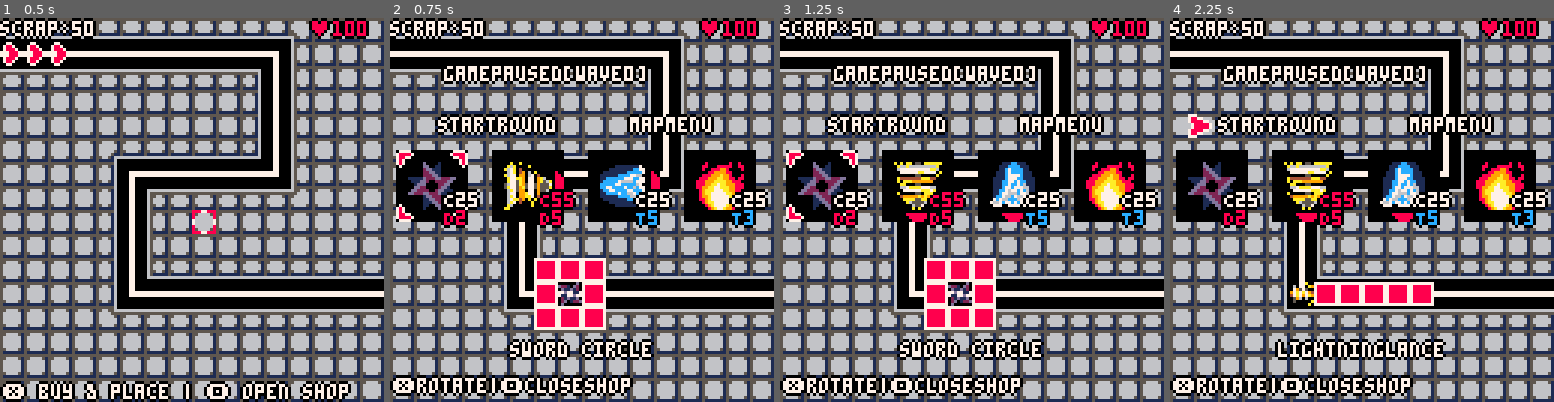
Above: before the commit, frames 1-4 (left to right).
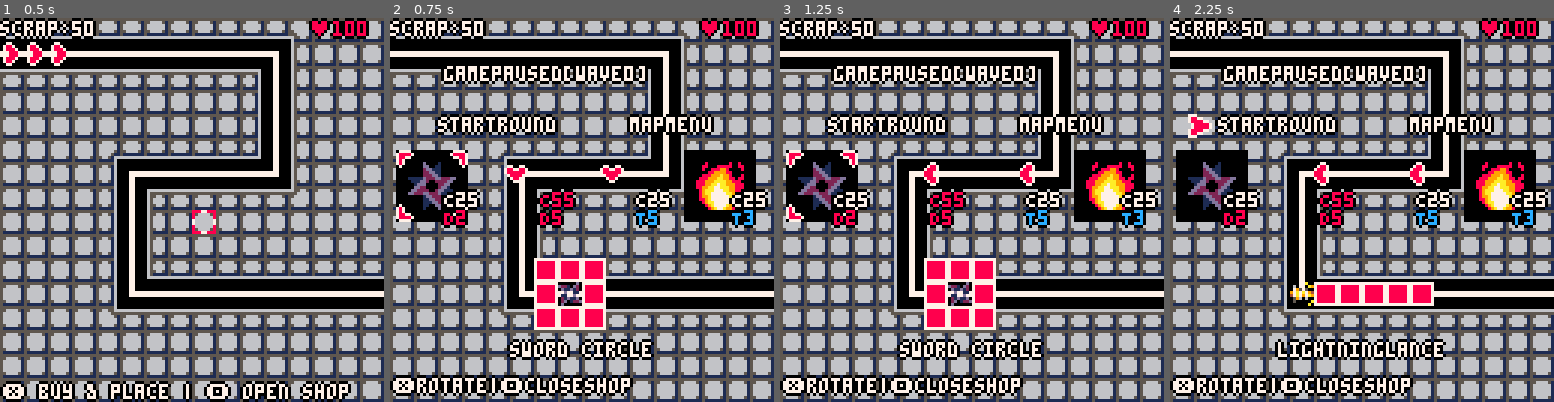
Above: after the commit, the same moments.

Repository: profilename14/TowerDefense
Game: PICO-8 cartridge tower_defense.p8
Same seed, same stepped clock (60 frames per second), same inputs: the game is played once before the commit and once after it.
Inputs:
- Up to frame 1 (0.5 s): tap X (X key) at 0.33 s
- Up to frame 2 (0.75 s): tap O (Z key) at 0.7 s
- Up to frame 3 (1.25 s): tap X (X key) at 1.07 s
- Up to frame 4 (2.25 s): hold Right 1.6-2.1 s; tap O (Z key) at 1.7, 2.1 s; tap X (X key) at 1.85 s; hold Up from 2.15 s (still down)

Frame 1 is identical in both runs. In frame 2, 4.6% of the frame differs, in the area x 26-71%, y 34-54%; in frame 3, 4.6%; in frame 4, 4.6%.

Commit message:
drawing overhaul
- updated Animator
- basic enemy art can be drawn

Diff:
--- a/main.lua
+++ b/main.lua
@@ -55,7 +55,7 @@
   option_selector.x = shop_ui_data.x[1]-16
   option_selector.y = 32
   for i=1, 3 do
-    add(incoming_hint, Animator:new(hud_data.incoming_hint, true))
+    add(incoming_hint, Animator:new(animation_data.incoming_hint, true))
   end
   for y=0, 15 do
     grid[y] = {}
--- a/src/animator.lua
+++ b/src/animator.lua
@@ -1,9 +1,9 @@
-Animator = {}
-function Animator:new(data, continuous_)
+Animator = {} -- updated from tower_defence
+function Animator:new(animation_data, continuous_)
   obj = {
-    sprite_data = data.sprite_data,
+    data = animation_data.data,
     animation_frame = 1,
-    frame_duration = data.ticks_per_frame,
+    frame_duration = animation_data.ticks_per_frame,
     tick = 0,
     continuous = continuous_
   }
@@ -22,10 +22,16 @@
   return false
 end
 function Animator:finished()
-  return self.animation_frame >= #self.sprite_data
+  return self.animation_frame >= #self.data
 end
-function Animator:sprite_id()
-  return self.sprite_data[self.animation_frame]
+function Animator:draw(dx, dy)
+  local x,y=dx,dy
+  -- if positions were given to the animation array
+  if self.data[self.animation_frame].offset then
+    x += self.data[self.animation_frame].offset[1]
+    y += self.data[self.animation_frame].offset[2]
+  end
+  spr(self.data[self.animation_frame].sprite,x,y)
 end
 function Animator:reset()
   self.animation_frame = 1
--- a/src/data.lua
+++ b/src/data.lua
@@ -1,4 +1,49 @@
 -- Game Data -- Modify at will
+transparent_color_id = 0
+animation_data = {
+  spark = {
+    data = {
+      {sprite = 10},
+      {sprite = 11},
+      {sprite = 12}
+    },
+    ticks_per_frame = 2
+  },
+  blade = {
+    data = {
+      {sprite = 13},
+      {sprite = 14},
+      {sprite = 15}
+    },
+    ticks_per_frame = 2
+  },
+  frost = {
+    data = {
+      {sprite = 48},
+      {sprite = 49},
+      {sprite = 50}
+    },
+    ticks_per_frame = 2
+  },
+  burn = {
+    data = {
+      {sprite = 51},
+      {sprite = 52},
+      {sprite = 53}
+    },
+    ticks_per_frame = 2
+  },
+  incoming_hint = {
+    data = {
+      {sprite = 54},
+      {sprite = 55},
+      {sprite = 56},
+      {sprite = 55}
+    },
+    ticks_per_frame = 3
+  }
+}
+
 map_data = {
   {
     name = "curves",
@@ -114,24 +159,6 @@
     icon_data = { 70, 70 },
     disable_icon_rotation = true,
     single_tile_hit_only = true
-  }
-}
-particle_data = {
-  spark = {
-    sprite_data = { 10, 11, 12 },
-    ticks_per_frame = 2
-  },
-  blade = {
-    sprite_data = { 13, 14, 15 },
-    ticks_per_frame = 2
-  },
-  frost = {
-    sprite_data = { 48, 49, 50 },
-    ticks_per_frame = 2
-  },
-  burn = {
-    sprite_data = { 51, 52, 53 },
-    ticks_per_frame = 2
   }
 }
 shop_ui_data = {
@@ -212,12 +239,6 @@
 }
 sfx_data = {
   round_complete = 10
-}
-hud_data = {
-  incoming_hint = {
-    sprite_data = {54, 55, 56, 55},
-    ticks_per_frame = 3
-  }
 }
 
 function reset_game()
--- a/src/draw_calls.lua
+++ b/src/draw_calls.lua
@@ -28,7 +28,7 @@
       local dy = map_data[loaded_map].enemy_spawn_location[2]
       local dir = map_data[loaded_map].movement_direction
       for i=1, #incoming_hint do
-        spr(Animator.sprite_id(incoming_hint[i]), (dx + (i - 1) * dir[1])*8, (dy + (i - 1) * dir[2])*8)
+        Animator.draw(incoming_hint[i], (dx + (i - 1) * dir[1])*8, (dy + (i - 1) * dir[2])*8)
       end
     end
     draw_selector(selector)
@@ -96,18 +96,25 @@
 end
 
 function draw_shop_icons()
-  local fx, fy = get_flip_direction(direction)
+  -- local fx, fy = get_flip_direction(direction)
   for i=1, #tower_templates do
     palt(0, false)
     palt(14, false)
     if (tower_templates[i].disable_icon_rotation) then
       spr(shop_ui_data.blank, shop_ui_data.x[i] - 20, shop_ui_data.y[1] - 20, 3, 3)
       palt()
-      spr(parse_direction(tower_templates[i].icon_data, direction), shop_ui_data.x[i] - 16, shop_ui_data.y[1] - 16, 2, 2)
+      local id = tower_templates[i].icon_data[1]
+      spr(id, shop_ui_data.x[i] - 16, shop_ui_data.y[1] - 16, 2, 2)
     else
-      spr(parse_direction(shop_ui_data.background, direction), shop_ui_data.x[i] - 20, shop_ui_data.y[1] - 20, 3, 3, fx, fy)
-      palt()
-      spr(parse_direction(tower_templates[i].icon_data, direction), shop_ui_data.x[i] - 16, shop_ui_data.y[1] - 16, 2, 2, fx, fy)
+      local id = shop_ui_data.background[1]
+      -- spr(id, shop_ui_data.x[i] - 20, shop_ui_data.y[1] - 20, 3, 3, fx, fy)
+      -- draw_sprite_rotated(id, shop_ui_data.x[i]-20, shop_ui_data.y[1]-20, 24, parse_direction(direction))
+      -- draw_sprite_direction(id, 16, shop_ui_data.x[i] - 20, shop_ui_data.y[1] - 20, unpack(direction))
+      -- palt()
+      id = tower_templates[i].icon_data[1]
+      -- spr(id, shop_ui_data.x[i] - 16, shop_ui_data.y[1] - 16, 2, 2, fx, fy)
+      draw_sprite_rotated(20, shop_ui_data.x[i]-16, shop_ui_data.y[1]-16, 16, parse_direction(direction))
+      -- draw_sprite_direction(id, 16, shop_ui_data.x[i] - 16, shop_ui_data.y[1] - 16, unpack(direction))
     end
   end
 end
--- a/src/enemy.lua
+++ b/src/enemy.lua
@@ -25,7 +25,7 @@
     self.burning_tick -= 1
     self.hp -= 2
     local px, py, _ = Enemy.get_pixel_location(self)
-    add(particles, Particle:new(px, py, true, Animator:new(particle_data.burn, false)))
+    add(particles, Particle:new(px, py, true, Animator:new(animation_data.burn, false)))
   end
 
   if (not self.is_frozen) return true
@@ -48,7 +48,8 @@
   if (self.hp <= 0) return
   local px, py, n = Enemy.get_pixel_location(self)
   local dir = {normalize(n.x - self.x), normalize(n.y - self.y)}
-  spr(parse_direction(self.gfx, dir), px, py, 1, 1, get_flip_direction(dir))
+  -- temp
+  draw_sprite_rotated(2, px, py, 8, parse_direction(dir))
 end
 
 function kill_enemy(enemy)
--- a/src/helpers.lua
+++ b/src/helpers.lua
@@ -65,10 +65,6 @@
   return false, -1
 end
 
-function get_flip_direction(direction)
-  return (direction[1] == -1), (direction[2] == -1)
-end
-
 function placable_tile_location(x, y, map_id)
   local map_index = loaded_map
   if (map_id ~= nil) map_index = map_id
@@ -88,12 +84,50 @@
   end
 end
 
-function parse_direction(data, dir)
-  if dir[1] == 0 and dir[2] ~= 0 then
-    return data[1]
-  elseif dir[1] ~= 0 and dir[2] == 0 then
-    return data[2]
+-- https://www.lexaloffle.com/bbs/?pid=52525 [modified for this game]
+function draw_sprite_rotated(sprite_id, x, y, size, theta)
+  local sx, sy = (sprite_id % 16) * size, (sprite_id \ 16) * size
+  local sine, cosine = sin(theta / 360), cos(theta / 360)
+  local shift = flr(size*0.5) - 0.5
+  for mx=0, size-1 do
+    for my=0, size-1 do
+      local dx, dy = mx-shift, my-shift
+      local xx = flr(dx*cosine-dy*sine+shift)
+      local yy = flr(dx*sine+dy*cosine+shift)
+      if xx >= 0 and xx < size and yy >= 0 and yy <= size then
+        local id = sget(sx+xx, sy+yy)
+        if id ~= transparent_color_id then
+          pset(x+mx, y+my, id)
+        end
+      end
+    end
   end
+end
+
+-- temp
+function parse_direction(direction)
+  local dx, dy = direction[1], direction[2]
+  if (dx > 0) return 90
+  if (dx < 0) return 270
+  if (dy > 0) return 180
+  if (dy < 0) return 0
+end
+
+-- function parse_direction(data, dir)
+--   if dir[1] == 0 and dir[2] ~= 0 then
+--     return data[1]
+--   elseif dir[1] ~= 0 and dir[2] == 0 then
+--     return data[2]
+--   end
+-- end
+
+function get_flip_direction(direction)
+  return pack((direction[1] == -1), (direction[2] == -1))
+end
+
+function draw_sprite_direction(sprite_id, size, x, y, fx, fy)
+  local sx, sy = (sprite_id % 16) * size, flr(sprite_id / 16) * size
+  sspr(sx, sy, size, size, x, y, size, size, fx, fy)
 end
 
 function is_there_something_at(dx, dy, table)
--- a/src/particle.lua
+++ b/src/particle.lua
@@ -14,7 +14,7 @@
 end
 function Particle:draw()
   if (Animator.finished(self.animator)) return
-  local id = Animator.sprite_id(self.animator)
+  local id = self.animator.data[self.animator.animation_frame].sprite
   if self.is_pxl_perfect then
     spr(id, self.x, self.y)
   else
--- a/src/tower.lua
+++ b/src/tower.lua
@@ -10,12 +10,14 @@
     type = tower_template_data.type,
     dir = direction,
     single_hit = tower_template_data.single_tile_hit_only,
-    animator = Animator:new({
-      sprite_data = tower_template_data.sprite_data,
-      ticks_per_frame = tower_template_data.ticks_per_frame
-    }, true),
+    -- temp
+    sprite = tower_template_data.sprite_data
+    -- animator = Animator:new({
+    --   sprite_data = tower_template_data.sprite_data,
+    --   ticks_per_frame = tower_template_data.ticks_per_frame
+    -- }, true),
   }
-  add(animators, obj.animator)
+  -- add(animators, obj.animator)
   setmetatable(obj, self)
   self.__index = self
   return obj
@@ -42,7 +44,7 @@
   for i=1, self.radius do
     add_enemy_at_to_table(self.x + i * self.dir[1] , self.y + i * self.dir[2], hits)
   end
-  if (#hits > 0) raycast_spawn(self.x, self.y, self.radius, self.dir, particle_data.spark)
+  if (#hits > 0) raycast_spawn(self.x, self.y, self.radius, self.dir, animation_data.spark)
   return hits
 end
 function Tower:nova_collision()
@@ -52,7 +54,7 @@
       if (x ~= 0 or y ~= 0) add_enemy_at_to_table(self.x + x, self.y + y, hits, self.single_hit)
     end
   end
-  if (#hits > 0) nova_spawn(self.x, self.y, self.radius, particle_data.blade)
+  if (#hits > 0) nova_spawn(self.x, self.y, self.radius, animation_data.blade)
   return hits
 end
 function Tower:frontal_collision()
@@ -63,7 +65,7 @@
       if (x ~= 0 or y ~= 0) add_enemy_at_to_table(self.x + x, self.y + y, hits)
     end
   end
-  if (#hits > 0) frontal_spawn(self.x, self.y, self.radius, self.dir, particle_data.frost)
+  if (#hits > 0) frontal_spawn(self.x, self.y, self.radius, self.dir, animation_data.frost)
   return hits
 end
 function Tower:apply_damage(targets)
@@ -80,8 +82,9 @@
   end
 end
 function Tower:draw()
-  local id = parse_direction(Animator.sprite_id(self.animator), self.dir)
-  spr(id, self.x * 8, self.y * 8, 1, 1, get_flip_direction(self.dir))
+  local id = self.sprite[1][1]
+  -- spr(id, self.x * 8, self.y * 8, 1, 1, get_flip_direction(self.dir))
+  draw_sprite_direction(id, 8, self.x*8, self.y*8, unpack(self.dir))
 end
 
 function place_tower(x, y)
--- /dev/null
+++ b/test.p8
@@ -0,0 +1,55 @@
+pico-8 cartridge // http://www.pico-8.com
+version 39
+__lua__
+
+function _init()
+  direction = 0
+end
+
+function _draw()
+  cls()
+  draw_sprite_rotated(1, 128\2, 128\2, 8, direction)
+end
+
+function _update()
+  controls()
+end
+
+-- https://www.lexaloffle.com/bbs/?pid=52525
+function draw_sprite_rotated(sprite_id, x, y, size, theta)
+  local sx, sy = (sprite_id % 16) * size, (sprite_id \ 16) * size
+  local sine, cosine = sin(theta / 360), cos(theta / 360)
+  local shift = flr(size*0.5) - 0.5
+  for mx=0, size-1 do
+    for my=0, size-1 do
+      local dx, dy = mx-shift, my-shift
+      local xx = flr(dx*cosine-dy*sine+shift)
+      local yy = flr(dx*sine+dy*cosine+shift)
+      if xx >= 0 and xx < size and yy >= 0 and yy <= size then
+        pset(x+mx, y+my, sget(sx+xx, sy+yy))
+      end
+    end
+  end
+ end
+
+function controls()
+  if btnp(⬆️) then
+    direction = 0
+  elseif btnp(⬇️) then
+    direction = 180
+  elseif btnp(⬅️) then
+    direction = 270
+  elseif btnp(➡️) then
+    direction = 90
+  end
+end
+
+__gfx__
+00000000000660000066000000000000000000000000000000000000000000000000000000000000000000000000000000000000000000000000000000000000
+00000000006886000699600000000000000000000000000000000000000000000000000000000000000000000000000000000000000000000000000000000000
+00700700069888600699960000000000000000000000000000000000000000000000000000000000000000000000000000000000000000000000000000000000
+00077000699888860068886000000000000000000000000000000000000000000000000000000000000000000000000000000000000000000000000000000000
+00077000699668860068886000000000000000000000000000000000000000000000000000000000000000000000000000000000000000000000000000000000
+00700700696006860688860000000000000000000000000000000000000000000000000000000000000000000000000000000000000000000000000000000000
+00000000060000600688600000000000000000000000000000000000000000000000000000000000000000000000000000000000000000000000000000000000
+00000000000000000066000000000000000000000000000000000000000000000000000000000000000000000000000000000000000000000000000000000000
--- a/tower_defense.p8
+++ b/tower_defense.p8
@@ -1,6 +1,50 @@
 pico-8 cartridge // http://www.pico-8.com
 version 39
 __lua__
+transparent_color_id = 0
+animation_data={
+spark={
+data={
+{sprite=10},
+{sprite=11},
+{sprite=12}
+},
+ticks_per_frame=2
+},
+blade={
+data={
+{sprite=13},
+{sprite=14},
+{sprite=15}
+},
+ticks_per_frame=2
+},
+frost={
+data={
+{sprite=48},
+{sprite=49},
+{sprite=50}
+},
+ticks_per_frame=2
+},
+burn={
+data={
+{sprite=51},
+{sprite=52},
+{sprite=53}
+},
+ticks_per_frame=2
+},
+incoming_hint={
+data={
+{sprite=54},
+{sprite=55},
+{sprite=56},
+{sprite=55}
+},
+ticks_per_frame=3
+}
+}
 map_data={
 {
 name="curves",
@@ -115,24 +159,6 @@
 icon_data={70,70},
 disable_icon_rotation=true,
 single_tile_hit_only=true
-}
-}
-particle_data={
-spark={
-sprite_data={10,11,12},
-ticks_per_frame=2
-},
-blade={
-sprite_data={13,14,15},
-ticks_per_frame=2
-},
-frost={
-sprite_data={48,49,50},
-ticks_per_frame=2
-},
-burn={
-sprite_data={51,52,53},
-ticks_per_frame=2
 }
 }
 shop_ui_data={
@@ -213,12 +239,6 @@
 }
 sfx_data={
 round_complete=10
-}
-hud_data={
-incoming_hint={
-sprite_data={54,55,56,55},
-ticks_per_frame=3
-}
 }
 function reset_game()
 selector = {
@@ -289,7 +309,7 @@
 self.burning_tick-=1
 self.hp-=2
 local px, py, _ = Enemy.get_pixel_location(self)
-add(particles, Particle:new(px, py, true, Animator:new(particle_data.burn, false)))
+add(particles, Particle:new(px, py, true, Animator:new(animation_data.burn, false)))
 end
 if (not self.is_frozen) return true
 self.frozen_tick=max(self.frozen_tick-1,0)
@@ -311,7 +331,7 @@
 if (self.hp <= 0) return
 local px, py, n = Enemy.get_pixel_location(self)
 local dir = {normalize(n.x - self.x), normalize(n.y - self.y)}
-spr(parse_direction(self.gfx,dir),px,py,1,1,get_flip_direction(dir))
+draw_sprite_rotated(2,px,py,8,parse_direction(dir))
 end
 function kill_enemy(enemy)
 if (enemy.hp > 0) return
@@ -414,12 +434,8 @@
 type=tower_template_data.type,
 dir=direction,
 single_hit=tower_template_data.single_tile_hit_only,
-animator = Animator:new({
-sprite_data=tower_template_data.sprite_data,
-ticks_per_frame=tower_template_data.ticks_per_frame
-},true),
-}
-add(animators, obj.animator)
+sprite=tower_template_data.sprite_data
+}
 setmetatable(obj,self)
 self.__index=self
 return obj
@@ -445,7 +461,7 @@
 for i=1, self.radius do
 add_enemy_at_to_table(self.x+i*self.dir[1],self.y+i*self.dir[2],hits)
 end
-if (#hits > 0) raycast_spawn(self.x, self.y, self.radius, self.dir, particle_data.spark)
+if (#hits > 0) raycast_spawn(self.x, self.y, self.radius, self.dir, animation_data.spark)
 return hits
 end
 function Tower:nova_collision()
@@ -455,7 +471,7 @@
 if (x ~= 0 or y ~= 0) add_enemy_at_to_table(self.x + x, self.y + y, hits, self.single_hit)
 end
 end
-if (#hits > 0) nova_spawn(self.x, self.y, self.radius, particle_data.blade)
+if (#hits > 0) nova_spawn(self.x, self.y, self.radius, animation_data.blade)
 return hits
 end
 function Tower:frontal_collision()
@@ -466,7 +482,7 @@
 if (x ~= 0 or y ~= 0) add_enemy_at_to_table(self.x + x, self.y + y, hits)
 end
 end
-if (#hits > 0) frontal_spawn(self.x, self.y, self.radius, self.dir, particle_data.frost)
+if (#hits > 0) frontal_spawn(self.x, self.y, self.radius, self.dir, animation_data.frost)
 return hits
 end
 function Tower:apply_damage(targets)
@@ -483,8 +499,8 @@
 end
 end
 function Tower:draw()
-local id = parse_direction(Animator.sprite_id(self.animator), self.dir)
-spr(id,self.x*8,self.y*8,1,1,get_flip_direction(self.dir))
+local id = self.sprite[1][1]
+draw_sprite_direction(id,8,self.x*8,self.y*8,unpack(self.dir))
 end
 function place_tower(x, y)
 if (grid[y][x] == "tower") return false
@@ -512,7 +528,7 @@
 end
 function Particle:draw()
 if (Animator.finished(self.animator)) return
-local id = Animator.sprite_id(self.animator)
+local id = self.animator.data[self.animator.animation_frame].sprite
 if self.is_pxl_perfect then
 spr(id,self.x,self.y)
 else
@@ -523,12 +539,12 @@
 if (not Animator.finished(particle.animator)) return
 del(particles,particle)
 end
-Animator = {}
-function Animator:new(data, continuous_)
+Animator = {} -- updated from tower_defence
+function Animator:new(animation_data, continuous_)
 obj={
-sprite_data=data.sprite_data,
+data=animation_data.data,
 animation_frame=1,
-frame_duration=data.ticks_per_frame,
+frame_duration=animation_data.ticks_per_frame,
 tick=0,
 continuous=continuous_
 }
@@ -547,10 +563,15 @@
 return false
 end
 function Animator:finished()
-return self.animation_frame >= #self.sprite_data
-end
-function Animator:sprite_id()
-return self.sprite_data[self.animation_frame]
+return self.animation_frame >= #self.data
+end
+function Animator:draw(dx, dy)
+local x,y=dx,dy
+if self.data[self.animation_frame].offset then
+x+=self.data[self.animation_frame].offset[1]
+y+=self.data[self.animation_frame].offset[2]
+end
+spr(self.data[self.animation_frame].sprite,x,y)
 end
 function Animator:reset()
 self.animation_frame=1
@@ -610,9 +631,6 @@
 end
 return false, -1
 end
-function get_flip_direction(direction)
-return (direction[1] == -1), (direction[2] == -1)
-end
 function placable_tile_location(x, y, map_id)
 local map_index = loaded_map
 if (map_id ~= nil) map_index = map_id
@@ -630,12 +648,37 @@
 end
 end
 end
-function parse_direction(data, dir)
-if dir[1] == 0 and dir[2] ~= 0 then
-return data[1]
-elseif dir[1] ~= 0 and dir[2] == 0 then
-return data[2]
-end
+function draw_sprite_rotated(sprite_id, x, y, size, theta)
+local sx, sy = (sprite_id % 16) * size, (sprite_id \ 16) * size
+local sine, cosine = sin(theta / 360), cos(theta / 360)
+local shift = flr(size*0.5) - 0.5
+for mx=0, size-1 do
+for my=0, size-1 do
+local dx, dy = mx-shift, my-shift
+local xx = flr(dx*cosine-dy*sine+shift)
+local yy = flr(dx*sine+dy*cosine+shift)
+if xx >= 0 and xx < size and yy >= 0 and yy <= size then
+local id = sget(sx+xx, sy+yy)
+if id ~= transparent_color_id then
+pset(x+mx,y+my,id)
+end
+end
+end
+end
+end
+function parse_direction(direction)
+local dx, dy = direction[1], direction[2]
+if (dx > 0) return 90
+if (dx < 0) return 270
+if (dy > 0) return 180
+if (dy < 0) return 0
+end
+function get_flip_direction(direction)
+return pack((direction[1] == -1), (direction[2] == -1))
+end
+function draw_sprite_direction(sprite_id, size, x, y, fx, fy)
+local sx, sy = (sprite_id % 16) * size, flr(sprite_id / 16) * size
+sspr(sx,sy,size,size,x,y,size,size,fx,fy)
 end
 function is_there_something_at(dx, dy, table)
 for _, obj in pairs(table) do
@@ -710,7 +753,7 @@
 local dy = map_data[loaded_map].enemy_spawn_location[2]
 local dir = map_data[loaded_map].movement_direction
 for i=1, #incoming_hint do
-spr(Animator.sprite_id(incoming_hint[i]), (dx + (i - 1) * dir[1])*8, (dy + (i - 1) * dir[2])*8)
+Animator.draw(incoming_hint[i], (dx + (i - 1) * dir[1])*8, (dy + (i - 1) * dir[2])*8)
 end
 end
 draw_selector(selector)
@@ -774,18 +817,18 @@
 end
 end
 function draw_shop_icons()
-local fx, fy = get_flip_direction(direction)
 for i=1, #tower_templates do
 palt(0,false)
 palt(14,false)
 if (tower_templates[i].disable_icon_rotation) then
 spr(shop_ui_data.blank,shop_ui_data.x[i]-20,shop_ui_data.y[1]-20,3,3)
 palt()
-spr(parse_direction(tower_templates[i].icon_data,direction),shop_ui_data.x[i]-16,shop_ui_data.y[1]-16,2,2)
-else
-spr(parse_direction(shop_ui_data.background,direction),shop_ui_data.x[i]-20,shop_ui_data.y[1]-20,3,3,fx,fy)
-palt()
-spr(parse_direction(tower_templates[i].icon_data,direction),shop_ui_data.x[i]-16,shop_ui_data.y[1]-16,2,2,fx,fy)
+local id = tower_templates[i].icon_data[1]
+spr(id,shop_ui_data.x[i]-16,shop_ui_data.y[1]-16,2,2)
+else
+local id = shop_ui_data.background[1]
+id=tower_templates[i].icon_data[1]
+draw_sprite_rotated(20,shop_ui_data.x[i]-16,shop_ui_data.y[1]-16,16,parse_direction(direction))
 end
 end
 end
@@ -842,7 +885,7 @@
 option_selector.x = shop_ui_data.x[1]-16
 option_selector.y = 32
 for i=1, 3 do
-add(incoming_hint, Animator:new(hud_data.incoming_hint, true))
+add(incoming_hint, Animator:new(animation_data.incoming_hint, true))
 end
 for y=0, 15 do
 grid[y]={}
@@ -946,14 +989,14 @@
 end
 end
 __gfx__
-112211228887788800000000000000000000c00000c11c000000000006333360777000007777777770000000a0000000000000000000d000000d000000d00000
-112211228000000806600660068998600000cc0000011000666660000633336078877000788888877a0a0000aa000a000000a000000d200000d2d00000d20000
-22112211800000080899919a06999960c00ccc00000110003333900006333360788887707888888797aaa0007aa0aaa09a00aa0000d21d0000d12dd000d12ddd
-2211221170000007099991990099990011111d110cc11cc033333333063333600788888778888887097aaa007aaaaaaa097aa770d21002d00d20012d00200120
-1122112270000007099991990099990011111d11ccc11ccc3333333306933960078888877888888700979aa07a07a0970097a0990d20012dd21002d002100200
-11221122800000080899919a06111160c00ccc0000cddc00333390000003300078888770788888870009097a970090070009700000d12d000dd21d00ddd21d00
-221122118000000806600660069999600000cc0000011000666660000003300078877000788888870000009709000009000090000002d000000d2d0000002d00
-22112211888778880000000000a99a000000c0000001100000000000000330007770000077777777000000090000000000000000000d00000000d00000000d00
+112211228887788800a99a000000000000000000000000000000000000000000777000007777777770000000a0000000000000000000d000000d000000d00000
+112211228000000806999960000000000000000000000000000000000000000078877000788888877a0a0000aa000a000000a000000d200000d2d00000d20000
+2211221180000008061111600000000000000000000000000000000000000000788887707888888797aaa0007aa0aaa09a00aa0000d21d0000d12dd000d12ddd
+22112211700000070099990000000000000000000000000000000000000000000788888778888887097aaa007aaaaaaa097aa770d21002d00d20012d00200120
+1122112270000007009999000000000000000000000000000000000000000000078888877888888700979aa07a07a0970097a0990d20012dd21002d002100200
+112211228000000806999960000000000000000000000000000000000000000078888770788888870009097a970090070009700000d12d000dd21d00ddd21d00
+221122118000000806899860000000000000000000000000000000000000000078877000788888870000009709000009000090000002d000000d2d0000002d00
+22112211888778880000000000000000000000000000000000000000000000007770000077777777000000090000000000000000000d00000000d00000000d00
 00000d000010000000a00a0000000000a0a0aa0550aaaaaa07777000000777700000000000077000000770000000000055555555555555555555555500000000
 00000dd0011000000a6a0000a00000000a66a666666666a078888700007888870000000000077000000770000000000055666651556666515566665100000000
 000002dd11100000a67a040000000000067777777777aa6078877000000778870000000000077000000770000000000056666661566666615666666100000000
@@ -1002,14 +1045,14 @@
 0000000000000000000000000000000000000000000000000000000000000000000000000000000000000000000000000596060006950500a067750a0a57760a
 0000000000000000000000000000000000000000000000000000000000000000000000000000000000000000000000000500000a0600000a0a09a0a000aa9090
 000000000000000000000000000000000000000000000000000000000000000000000000000000000000000000000000000000a000009a000a04909000094900
-00000000000000000000000000000000000000000000000000000000000000000000000000000000000000000000000000080000000080000000800000000800
-00000000000000000000000000000000000000000000000000000000000000000000000000000000000000000000000000698600006896000065890000659800
-000000000000000000000000000000000000000000000000000000000000000000000000000000000000000000000000068a9160068a916006189a6006198960
-0000000000000000000000000000000000000000000000000000000000000000000000000000000000000000000000000589a9500598a950059a8850059a9850
-000000000000000000000000000000000000000000000000000000000000000000000000000000000000000000000000059a7a50059a7a5005a7a95005a7a950
-0000000000000000000000000000000000000000000000000000000000000000000000000000000000000000000000000619a1600619a160061a9160061a9160
-00000000000000000000000000000000000000000000000000000000000000000000000000000000000000000000000000655600006556000065560000655600
-00000000000000000000000000000000000000000000000000000000000000000000000000000000000000000000000000000000000000000000000000000000
+00000000000000000000c00000c11c00000000000633336000000000000000000000000000000000000000000000000000080000000080000000800000000800
+06600660068998600000cc0000011000666660000633336000000000000000000000000000000000000000000000000000698600006896000065890000659800
+0899919a06999960c00ccc00000110003333900006333360000000000000000000000000000000000000000000000000068a9160068a916006189a6006198960
+099991990099990011111d110cc11cc033333333063333600000000000000000000000000000000000000000000000000589a9500598a950059a8850059a9850
+099991990099990011111d11ccc11ccc3333333306933960000000000000000000000000000000000000000000000000059a7a50059a7a5005a7a95005a7a950
+0899919a06111160c00ccc0000cddc0033339000000330000000000000000000000000000000000000000000000000000619a1600619a160061a9160061a9160
+06600660069999600000cc0000011000666660000003300000000000000000000000000000000000000000000000000000655600006556000065560000655600
+0000000000a99a000000c00000011000000000000003300000000000000000000000000000000000000000000000000000000000000000000000000000000000
 077770000000000000077770aaaaaaaa000000000000000000000000aaaaaaaa000000000000000000000000aaaaaaaa00000000000000000000000000000000
 788887000000000000788887aaaaaaaa000000000000000000000000aaaaaaaa000000000000000000000000aaaaaaaa00000000000000000000000000000000
 788770000000000000077887aaaaaaaa000000000000000000000000aaaaaaaa000000000000000000000000aaaaaaaa00000000000000000000000000000000
Not shown, changed: the music (__music__) section of tower_defense.p8
